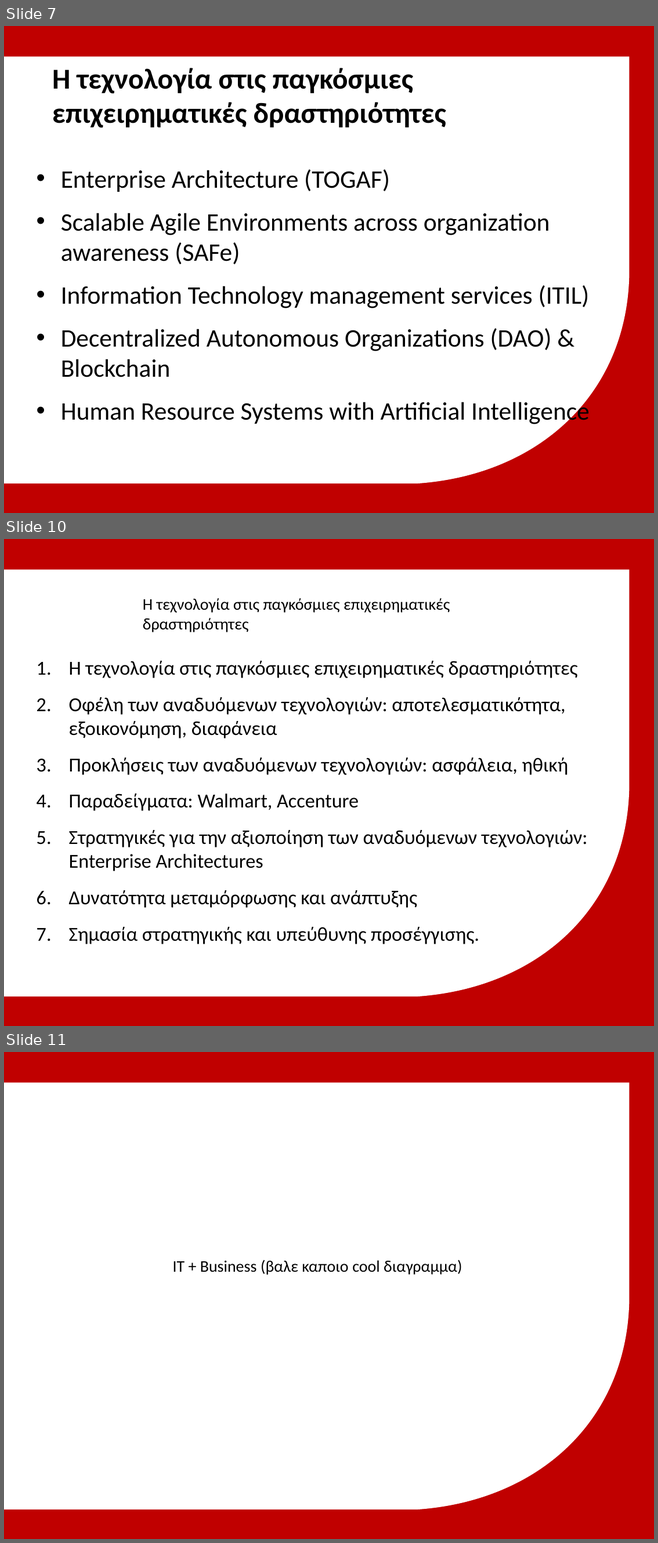
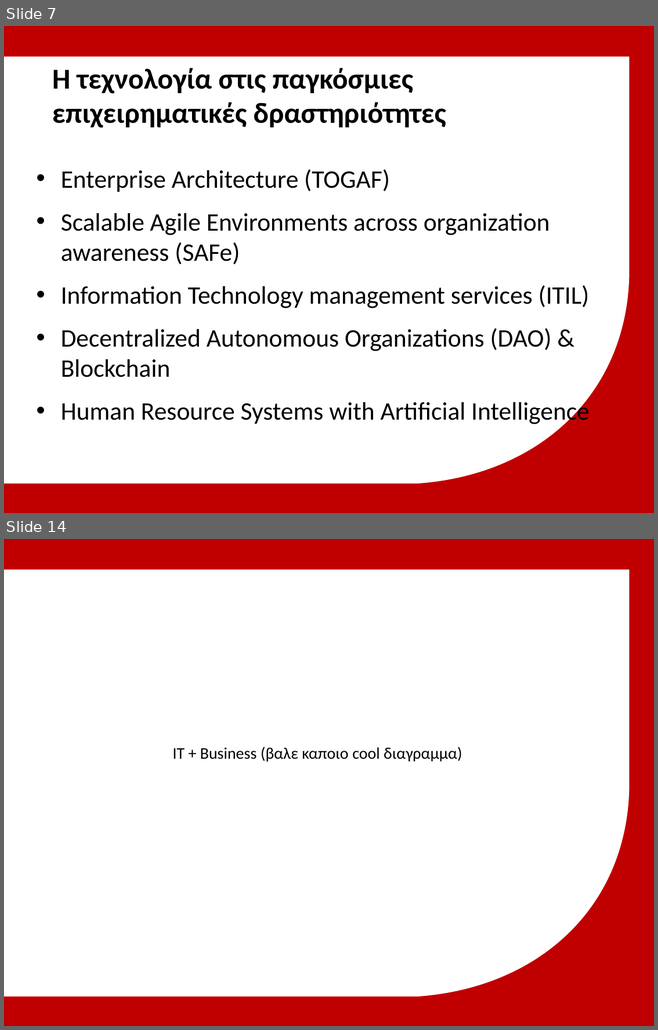
Before and after one commit to michailmarkou1995/MBA, a slide deck: Spiritual Wellbeing IV Professional Development and Applied Research/Μητροπολιτικό Κολλέγιο_ΣΕΚΦ[Μιχαηλ Μαρκου] IT in Global Business.pptx. Shown one above the other, each under a label of ours: slides 7, 10 and 11 before the commit, slides 7 and 14 after it; the slides between them are not shown. The pictures are 658x1543 and 658x1030 pixels, drawn with LibreOffice and Linux fonts; fonts in the diff are those of the drawing; background and template pictures are left out. Boxes give left, top, right and bottom in pixels: in the first picture for what was removed or moved away, otherwise in the second. Text is boxed around its words. In the diff, an @@ line names an element or a change of style, - is before the commit and + after.

```diff
--- a/Spiritual Wellbeing IV Professional Development and Applied Research/Μητροπολιτικό Κολλέγιο_ΣΕΚΦ[Μιχαηλ Μαρκου] IT in Global Business.pptx
+++ b/Spiritual Wellbeing IV Professional Development and Applied Research/Μητροπολιτικό Κολλέγιο_ΣΕΚΦ[Μιχαηλ Μαρκου] IT in Global Business.pptx
@@ slide 10 removed at <box>4,539,654,1026</box>, background #C00000; not listed: 1 template element that a slide beside it also shows @@
@@ text removed at <box>143,598,449,632</box> @@
-Η τεχνολογία στις παγκόσμιες επιχειρηματικές δραστηριότητες
@@ text removed at <box>69,661,587,944</box> @@
-1. Η τεχνολογία στις παγκόσμιες επιχειρηματικές δραστηριότητες
-2. Οφέλη των αναδυόμενων τεχνολογιών: αποτελεσματικότητα, εξοικονόμηση, διαφάνεια
-3. Προκλήσεις των αναδυόμενων τεχνολογιών: ασφάλεια, ηθική
-4. Παραδείγματα: Walmart, Accenture
-5. Στρατηγικές για την αξιοποίηση των αναδυόμενων τεχνολογιών: Enterprise Architectures
-6. Δυνατότητα μεταμόρφωσης και ανάπτυξης
-7. Σημασία στρατηγικής και υπεύθυνης προσέγγισης.
@@ what was slide 11 is now slide 14 @@
```
Also in this commit, not shown: 2 slides changed, 1 slide added.
